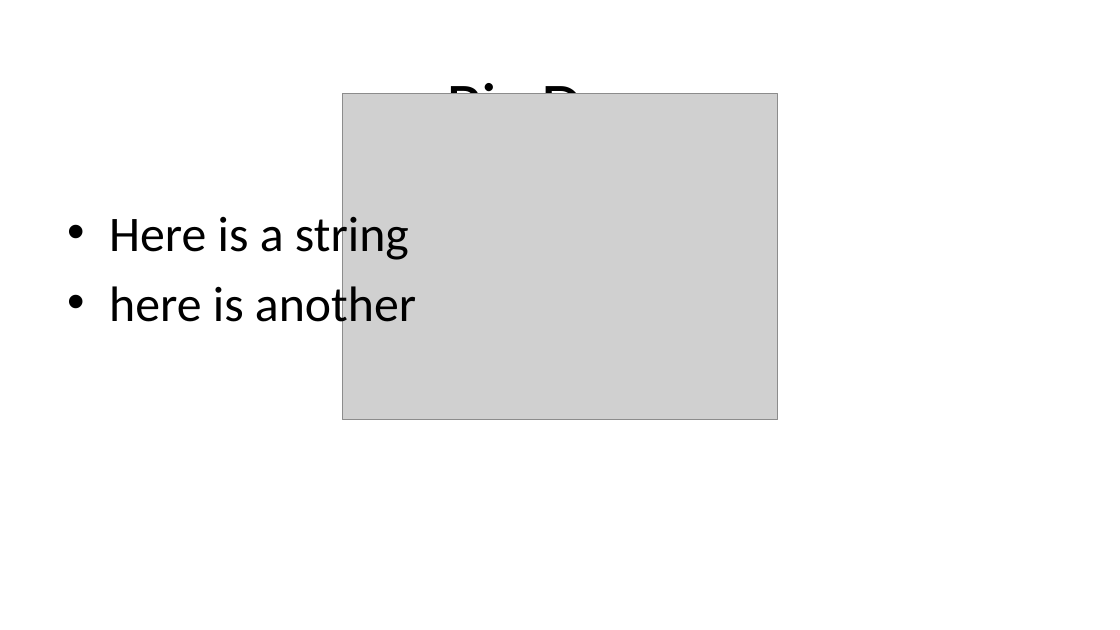
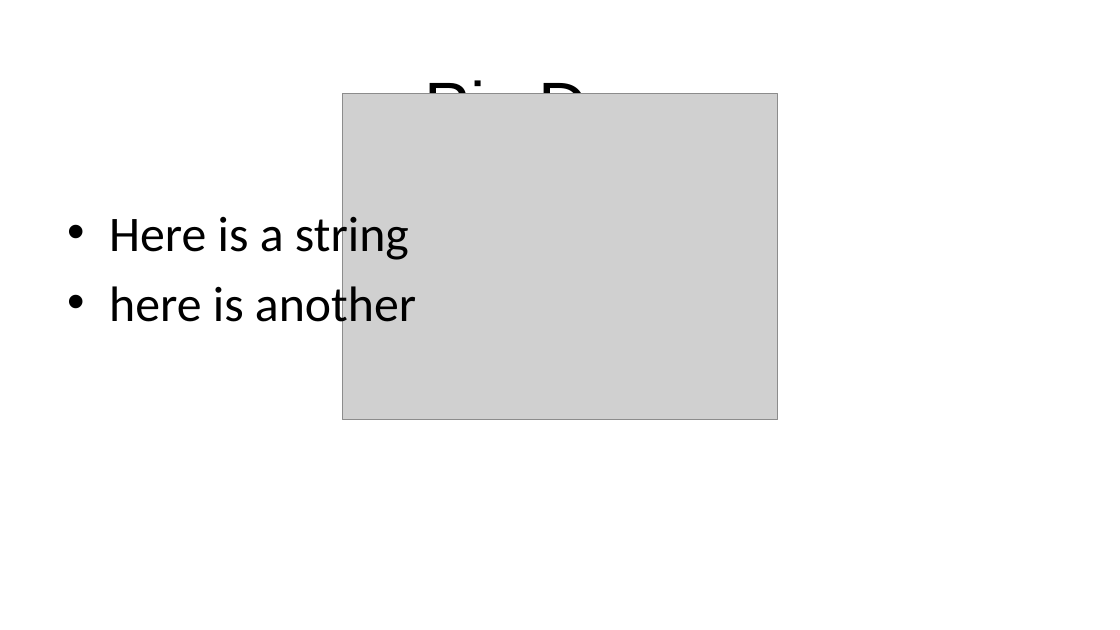
Before and after one commit to rodydavis/flutter_pptx, a slide deck: slide 7 of samples/pptx/sample.pptx. Drawn at 1120x630 pixels with LibreOffice and Linux fonts; fonts in the diff are those of the drawing; grey boxes stand for pictures. Boxes give left, top, right and bottom in pixels: in the first picture for what was removed or moved away, otherwise in the second. Text is boxed around its words. In the diff, an @@ line names an element or a change of style, - is before the commit and + after.

```diff
--- a/samples/pptx/sample.pptx
+++ b/samples/pptx/sample.pptx
@@ title "Pic Desc" at (x1=425, y1=76, x2=695, y2=94): font Calibri to Arial @@
```
Also in this commit, not shown: 9 other slides changed, 55 other files.
